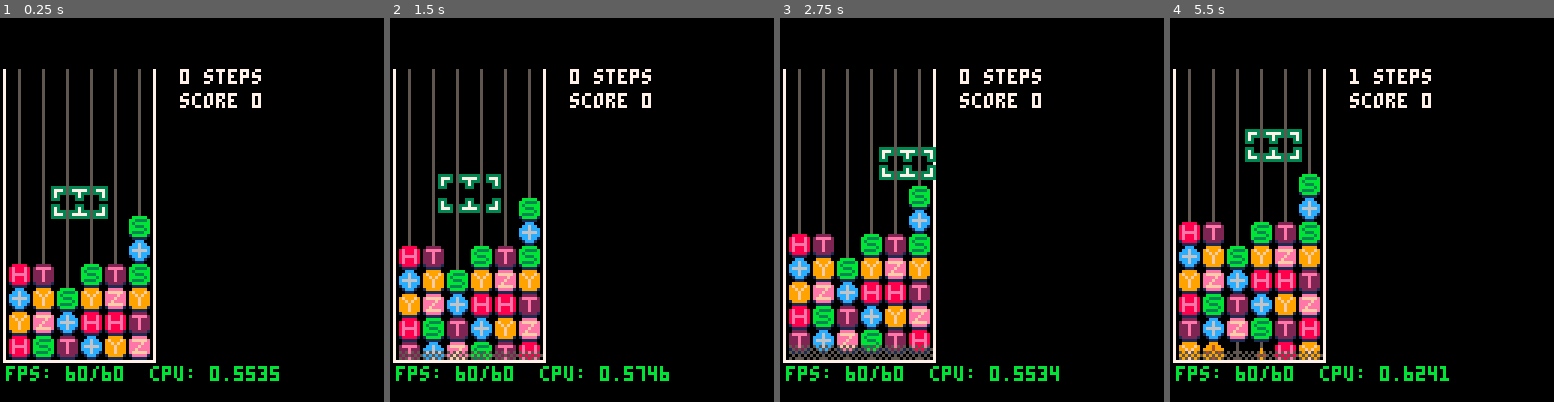
Above: before the commit, frames 1-4 (left to right).
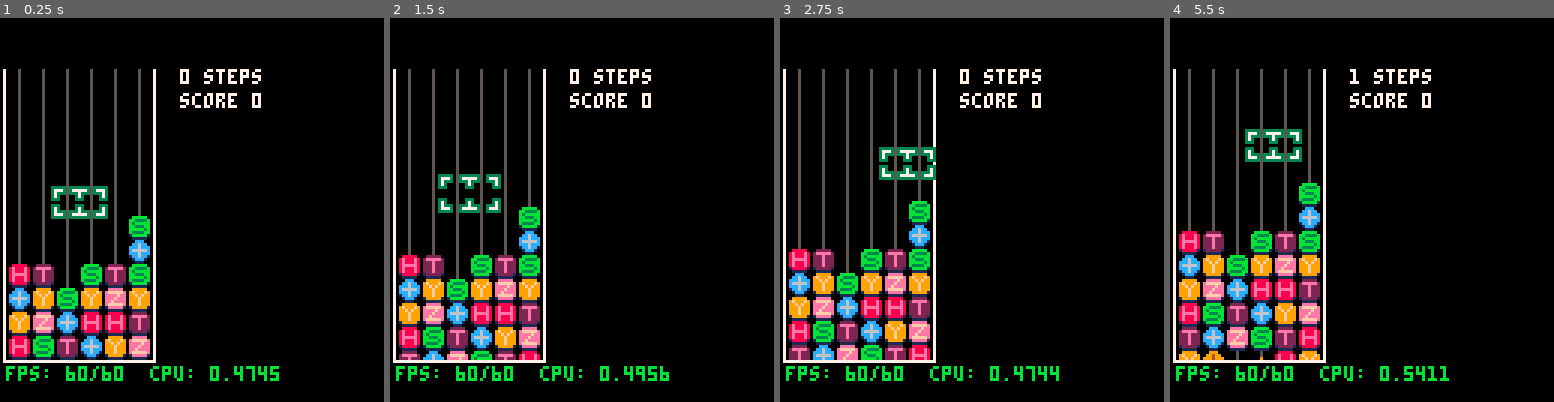
Above: after the commit, the same moments.

Repository: qniapp/quantattack
Game: PICO-8 cartridge qitaev.p8
Same seed, same stepped clock (60 frames per second), same inputs: the game is played once before the commit and once after it.
Inputs:
- Up to frame 1 (0.25 s): no input
- Up to frame 2 (1.5 s): tap X (X key) at 0.33, 1.07 s; tap O (Z key) at 0.7 s
- Up to frame 3 (2.75 s): hold Right 1.6-2.1 s; tap O (Z key) at 1.7, 2.1, 2.5 s; tap X (X key) at 1.85 s; hold Up 2.15-2.42 s; hold Right from 2.47 s (still down)
- Up to frame 4 (5.5 s): tap O (Z key) every 0.4 s from 2.9 to 5.3 s; tap X (X key) at 2.97, 4.08, 5.2 s; release Right at 3.03 s; hold Left 3.08-3.58 s; hold Down 3.63-3.97 s; hold Right 4.02-4.68 s; hold Up 4.73-5.03 s; hold Left from 5.08 s (still down)

The runs differ from the first frame. In frame 1, less than 0.1% of the frame differs, in the area x 60-69%, y 90-95%; in frame 2, 7.7%; in frame 3, 10%, in the area x 2-69%, y 43-95%; in frame 4, 9.2%.

Commit message:
リファクタリング

Diff:
--- a/board.lua
+++ b/board.lua
@@ -82,18 +82,42 @@
       draw = function(self)
         -- wires
         for i = 1, 6 do
-          line(self.left + 3 + (i - 1) * quantum_gate.size, self.top - 1,
-               self.left + 3 + (i - 1) * quantum_gate.size, self.top - 1 + self.rows * quantum_gate.size,
+          line(self:screen_x(i) + 3, self.top - 1,
+               self:screen_x(i) + 3, self.top - 1 + self.rows * quantum_gate.size,
                colors.dark_grey)
         end
 
-        -- gates
         for bx = 1, self.cols do
-          for by = self.rows_plus_next_rows, 1, -1 do
+          for by = 1, self.rows_plus_next_rows do
             local x = self:screen_x(bx)
-            local y = self:screen_y(by) - self.raised_dots
+            local y = self:screen_y(by)
             local gate = self:gate_at(bx, by)
 
+            -- draw cnot laser
+            if gate:is_control() then
+              if gate.laser and gate.tick_laser and (gate.tick_laser % 4 == 0 or gate.tick_laser % 4 == 1) then
+                local lx0 = x + 3
+                local lx1 = self:screen_x(gate.cnot_x_x) + 3
+                local ly = y + 3
+                local laser_color = flr(rnd(5)) == 0 and colors.dark_purple or colors.yellow
+
+                line(lx0, ly, lx1, ly, laser_color)
+              end
+            end
+
+            -- draw swap laser
+            if gate:is_swap() then
+              if gate.laser and gate.tick_laser and (gate.tick_laser % 4 == 0 or gate.tick_laser % 4 == 1) then
+                local lx0 = x + 3
+                local lx1 = self:screen_x(gate.other_x) + 3
+                local ly = self:screen_y(by) + 3
+                local laser_color = flr(rnd(5)) == 0 and colors.dark_purple or colors.yellow
+
+                line(lx0, ly, lx1, ly, laser_color)
+              end
+            end
+
+            -- draw gates
             if gate:is_swapping_with_left() then
               gate:draw(x + 4, y)
             elseif gate:is_swapping_with_right() then
@@ -104,62 +128,7 @@
           end
         end
 
-        -- draw cnot laser
-        for bx = 1, self.cols do
-          for by = self.rows_plus_next_rows, 1, -1 do
-            local gate = self:gate_at(bx, by)
-
-            if gate:is_control() then
-              if gate.laser and gate.tick_laser and (gate.tick_laser % 4 == 0 or gate.tick_laser % 4 == 1) then
-                local lx0 = self:screen_x(bx) + 3
-                local ly0 = self:screen_y(by) + 3
-                local lx1 = self:screen_x(gate.cnot_x_x) + 3
-                local ly1 = ly0
-                local laser_color = flr(rnd(5)) == 0 and colors.dark_purple or colors.yellow
-
-                line(lx0, ly0, lx1, ly1, laser_color)
-              end
-            end
-          end
-        end
-
-        -- draw swap laser
-        for bx = 1, self.cols do
-          for by = self.rows, 1, -1 do
-            local gate = self:gate_at(bx, by)
-
-            if gate:is_swap() then
-              if gate.laser and gate.tick_laser and (gate.tick_laser % 4 == 0 or gate.tick_laser % 4 == 1) then
-                local lx0 = self:screen_x(bx) + 3
-                local ly0 = self:screen_y(by) + 3
-                local lx1 = self:screen_x(gate.other_x) + 3
-                local ly1 = ly0
-                local laser_color = flr(rnd(5)) == 0 and colors.dark_purple or colors.yellow
-
-                line(lx0, ly0, lx1, ly1, laser_color)
-              end
-            end
-          end
-        end
-
-        -- draw cnot and swap gates over the cnot and swap laser
-        for bx = 1, self.cols do
-          for by = self.rows_plus_next_rows, 1, -1 do
-            local x = self.left + (bx - 1) * quantum_gate.size
-            local y = self.top + (by - 1) * quantum_gate.size
-            local gate = self:gate_at(bx, by)
-
-            if gate:is_control() or gate:is_cnot_x() or gate:is_swap() then
-              gate:draw(x, y - self.raised_dots)
-            end
-
-            if (by == self.rows_plus_next_rows) then
-              spr(64, x, y - self.raised_dots)
-            end
-          end
-        end
-
-        -- mask next row outside the border
+        -- mask next row outside the bottom border
         rectfill(self.left - 1, self.top + self.rows * quantum_gate.size,
                  self.left + self.cols * quantum_gate.size - 1, self.top + (self.rows + 1) * quantum_gate.size,
                  colors.black)
